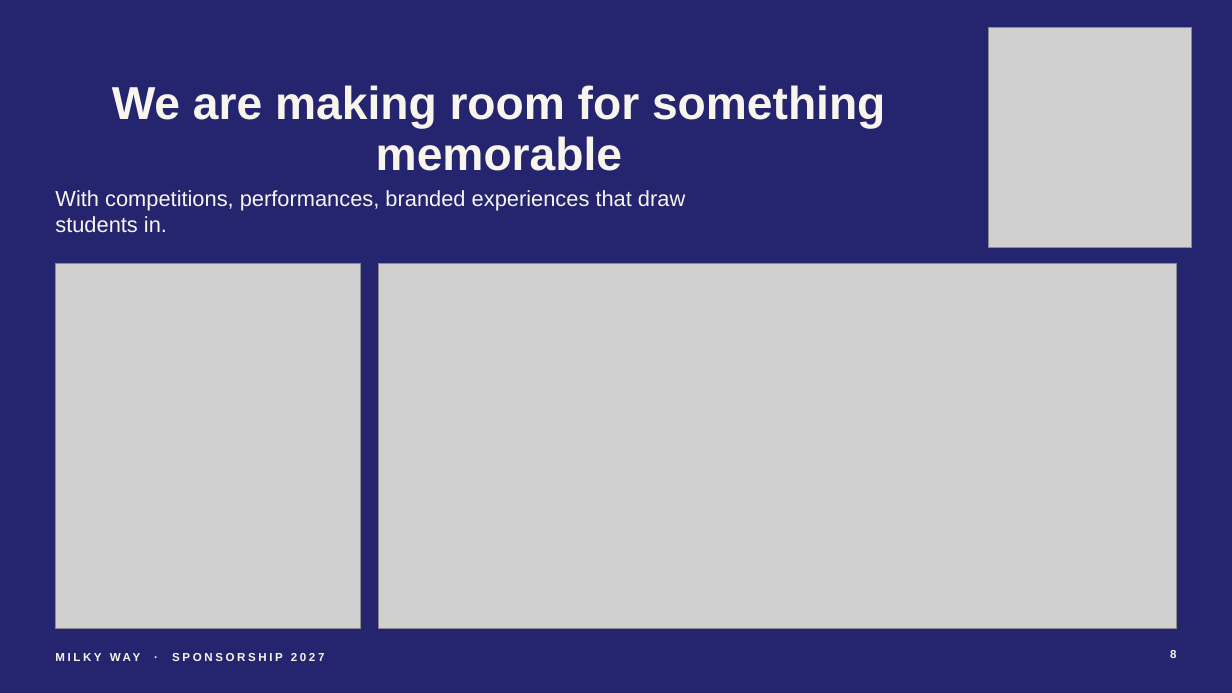
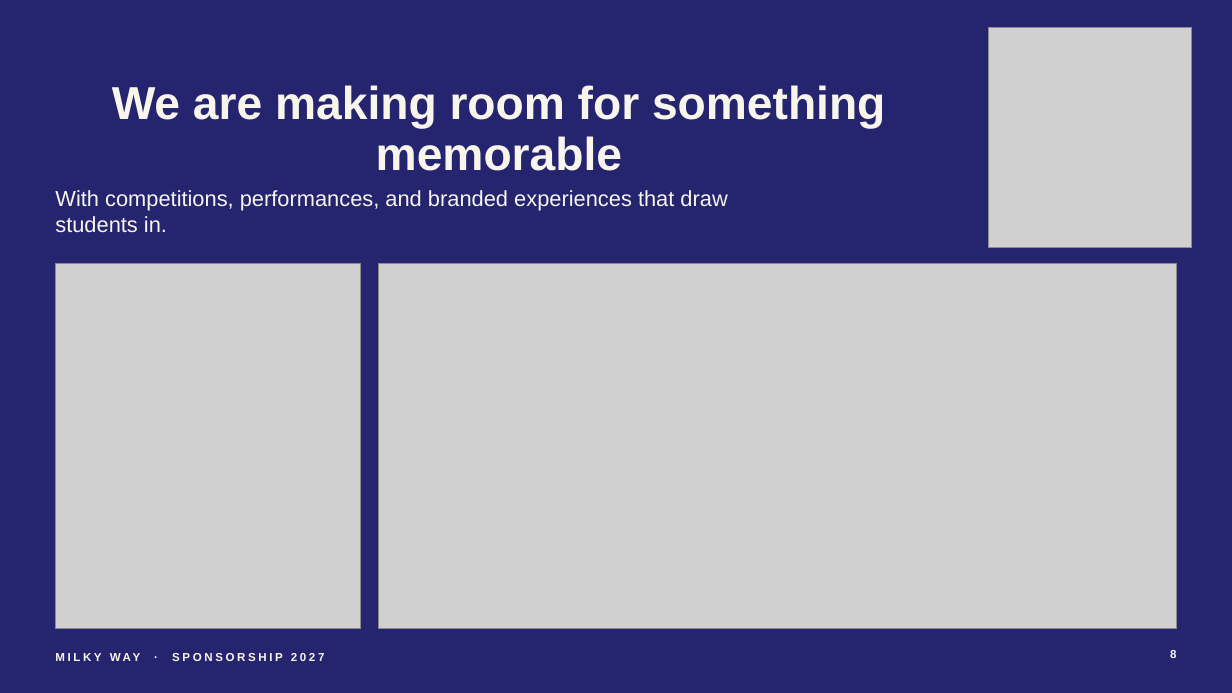
Before and after one commit to adityamittal2103/milkywayspons, a slide deck: slide 8 of deck/Milky-Way-Sponsorship-2027.pptx. Drawn at 1232x693 pixels with LibreOffice and Linux fonts; fonts in the diff are those of the drawing; grey boxes stand for pictures. Boxes give left, top, right and bottom in pixels: in the first picture for what was removed or moved away, otherwise in the second. Text is boxed around its words. In the diff, an @@ line names an element or a change of style, - is before the commit and + after.

```diff
--- a/deck/Milky-Way-Sponsorship-2027.pptx
+++ b/deck/Milky-Way-Sponsorship-2027.pptx
@@ text at bbox=[55, 190, 727, 233]: text changed @@
-With competitions, performances, branded experiences that draw students in.
+With competitions, performances, and branded experiences that draw students in.
```
Also in this commit, not shown: 14 other slides changed, 16 other files.
